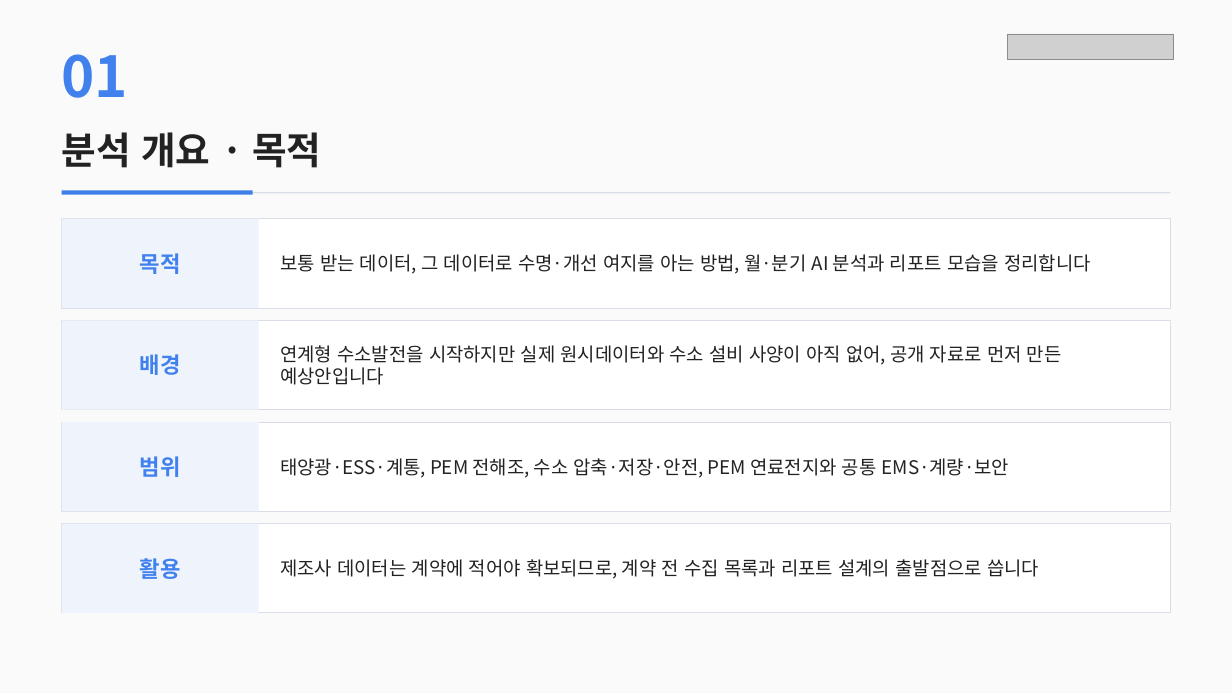
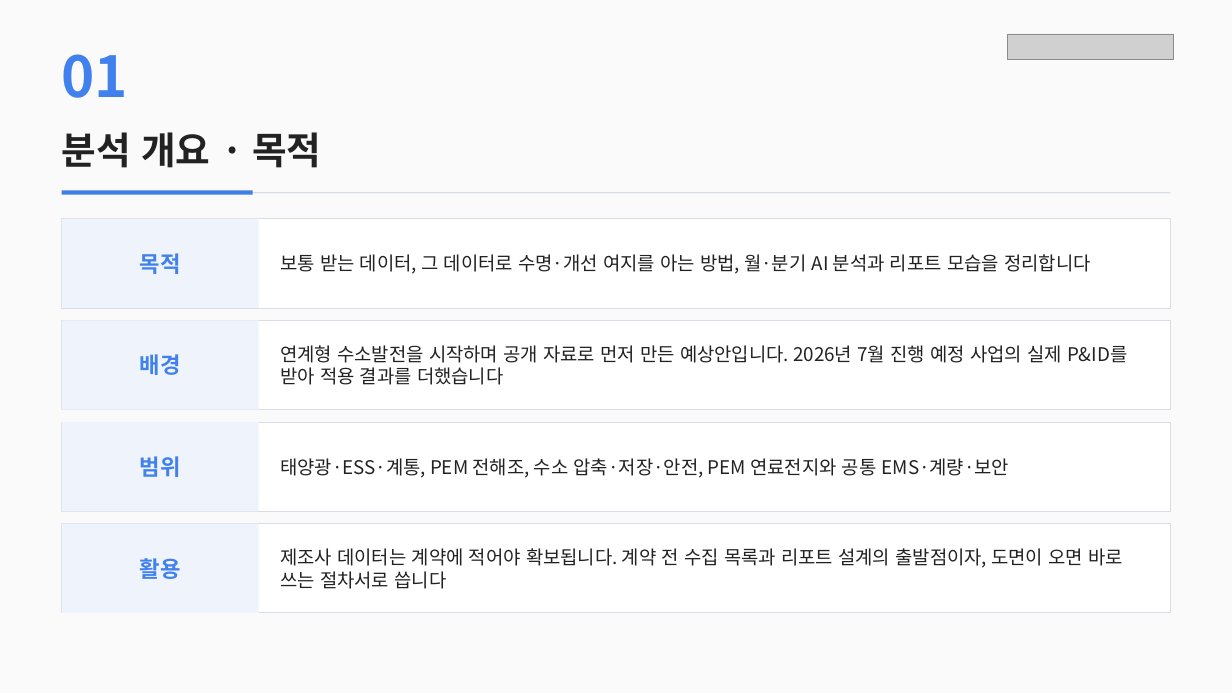
Before and after one commit to satoshisong01/solar-dashboard, a slide deck: slide 2 of docs/reports/태양광·수소 데이터수집·AI분석 예상안.pptx. Drawn at 1232x693 pixels with LibreOffice and Linux fonts; fonts in the diff are those of the drawing; grey boxes stand for pictures. Boxes give left, top, right and bottom in pixels: in the first picture for what was removed or moved away, otherwise in the second. Text is boxed around its words. In the diff, an @@ line names an element or a change of style, - is before the commit and + after.

Commit message:
docs: 가평 P&ID 조사와 구현 현황을 반영해 제출 문서 갱신
- 원고 기준으로 PPT 20장·Word 32쪽·엑셀 16시트를 다시 렌더하고 PDF 2종을 재출력한다
- 차트 PNG를 새 집계(월간 39·분기 16·연간 23)로 다시 그린다
- 표지·안내 시트에 제2판(2026-09-17) 표기를 넣는다
- Word 세로 여백·행간·표 여백을 줄여 35쪽에서 32쪽으로 맞춘다(내용 삭제 없음)

```diff
--- a/docs/reports/태양광·수소 데이터수집·AI분석 예상안.pptx
+++ b/docs/reports/태양광·수소 데이터수집·AI분석 예상안.pptx
@@ text at [280, 345, 1127, 385]: text changed @@
-연계형 수소발전을 시작하지만 실제 원시데이터와 수소 설비 사양이 아직 없어, 공개 자료로 먼저 만든 예상안입니다
+연계형 수소발전을 시작하며 공개 자료로 먼저 만든 예상안입니다. 2026년 7월 진행 예정 사업의 실제 P&ID를 받아 적용 결과를 더했습니다
@@ text at [280, 548, 1123, 589]: text changed @@
-제조사 데이터는 계약에 적어야 확보되므로, 계약 전 수집 목록과 리포트 설계의 출발점으로 씁니다
+제조사 데이터는 계약에 적어야 확보됩니다. 계약 전 수집 목록과 리포트 설계의 출발점이자, 도면이 오면 바로 쓰는 절차서로 씁니다
```
Also in this commit, not shown: 4 other slides changed, 5 slides added, 20 other files.
